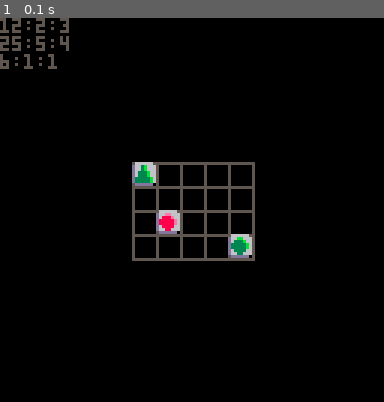
Above: before the commit, frame 1.
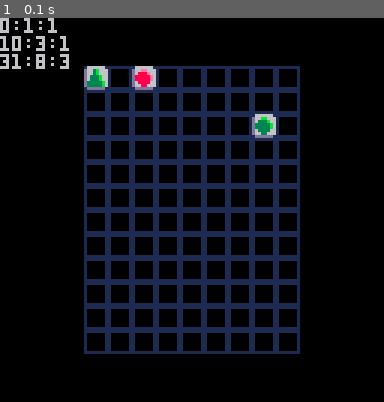
Above: after the commit, the same moment.

Repository: RobertCurry0216/pico-8
Game: PICO-8 cartridge templates/tilegame.p8
The game is run twice, just before and just after one commit, with the same random seed, the same clock (stepped at 60 frames per second) and the same inputs.
Inputs:
- Up to frame 1 (0.1 s): no input

The runs differ from the first frame. In frame 1, 21% of the frame differs, in the area x 0-79%, y 0-88%.

Commit message:
tile game - bg tile drawing

Diff:
--- a/templates/tilegame.p8
+++ b/templates/tilegame.p8
@@ -4,7 +4,7 @@
 --game
 
 function _init()
-  b = board:new(5,4)
+  b = board:new(9,12)
   b:add(1,1,1)
   b:add(2,2,18)
   b:add(5,4,17)
@@ -36,7 +36,8 @@
   b.twidth = 8
   b.theight = 8
 
-  b.bgcol = 5
+  b.bgtile = 5
+  b.bgsel = 6
 
   --methods
   b.get = board_get
@@ -52,16 +53,12 @@
 end
 
 function board_hash(self,x,y)
-  return (self.width*y)+x
+  return (self.width*(y-1))+x-1
 end
 
 function board_unhash(self,val)
-  local dx,dy = val%self.width, val\self.height
-  if dx == 0 then
-    dx += self.width
-    dy -= 2
-  end
-  return dx, dy
+  local dx,dy = val%(self.width-1), val\(self.height-1)
+  return dx+1, dy+1
 end
 
 function board_get(self,x,y)
@@ -83,18 +80,20 @@
 function board_draw(self, cx, cy)
   local w,h = self.width*self.twidth, self.height*self.theight
   local x,y = cx-w/2, cy-h/2
-  --draw rows
-  for i=0,self.height do
-    line(x,y,x+w,y,self.bgcol)
+  --draw bg tiles
+  for j=1,self.height do
+    x=cx-w/2
+    for i=1,self.width do
+      spr(self.bgtile,
+      x,
+      y,
+      self.twidth/8,
+      self.theight/8)
+      x+=self.twidth
+    end
     y+=self.theight
   end
-  --draw cols
-  y=cy-h/2
-  for i=0,self.width do
-    line(x,y,x,y+h,self.bgcol)
-    x+=self.twidth
-  end
-  x=cx-w/2
+  x,y = cx-w/2, cy-h/2
   --draw tiles
   for k,v in pairs(self.tiles) do
     local dx,dy = self:unhash(k)
@@ -108,14 +107,14 @@
 end
 
 __gfx__
-00000000066666600666666006666660066666600000000000000000000000000000000000000000000000000000000000000000000000000000000000000000
-00000000d663b666d668e666d661c666d669a6660000000000000000000000000000000000000000000000000000000000000000000000000000000000000000
-00700700d663b666d668e666d661c666d669a6660000000000000000000000000000000000000000000000000000000000000000000000000000000000000000
-00077000d6333b66d6888e66d6111c66d6999a660000000000000000000000000000000000000000000000000000000000000000000000000000000000000000
-00077000d6333b66d6888e66d6111c66d6999a660000000000000000000000000000000000000000000000000000000000000000000000000000000000000000
-00700700d33333b6d88888e6d11111c6d99999a60000000000000000000000000000000000000000000000000000000000000000000000000000000000000000
-00000000d33333b6d88888e6d11111c6d99999a60000000000000000000000000000000000000000000000000000000000000000000000000000000000000000
-000000000dddddd00dddddd00dddddd00dddddd00000000000000000000000000000000000000000000000000000000000000000000000000000000000000000
+00000000066666600666666006666660066666601111111100000000000000000000000000000000000000000000000000000000000000000000000000000000
+00000000d663b666d668e666d661c666d669a6661000000100000000000000000000000000000000000000000000000000000000000000000000000000000000
+00700700d663b666d668e666d661c666d669a6661000000100000000000000000000000000000000000000000000000000000000000000000000000000000000
+00077000d6333b66d6888e66d6111c66d6999a661000000100000000000000000000000000000000000000000000000000000000000000000000000000000000
+00077000d6333b66d6888e66d6111c66d6999a661000000100000000000000000000000000000000000000000000000000000000000000000000000000000000
+00700700d33333b6d88888e6d11111c6d99999a61000000100000000000000000000000000000000000000000000000000000000000000000000000000000000
+00000000d33333b6d88888e6d11111c6d99999a61000000100000000000000000000000000000000000000000000000000000000000000000000000000000000
+000000000dddddd00dddddd00dddddd00dddddd01111111100000000000000000000000000000000000000000000000000000000000000000000000000000000
 00000000066666600666666006666660066666600000000000000000000000000000000000000000000000000000000000000000000000000000000000000000
 00000000d66bb666d66ee666d66cc666d66aa6660000000000000000000000000000000000000000000000000000000000000000000000000000000000000000
 00000000d6333b66d6888e66d6111c66d6999a660000000000000000000000000000000000000000000000000000000000000000000000000000000000000000
